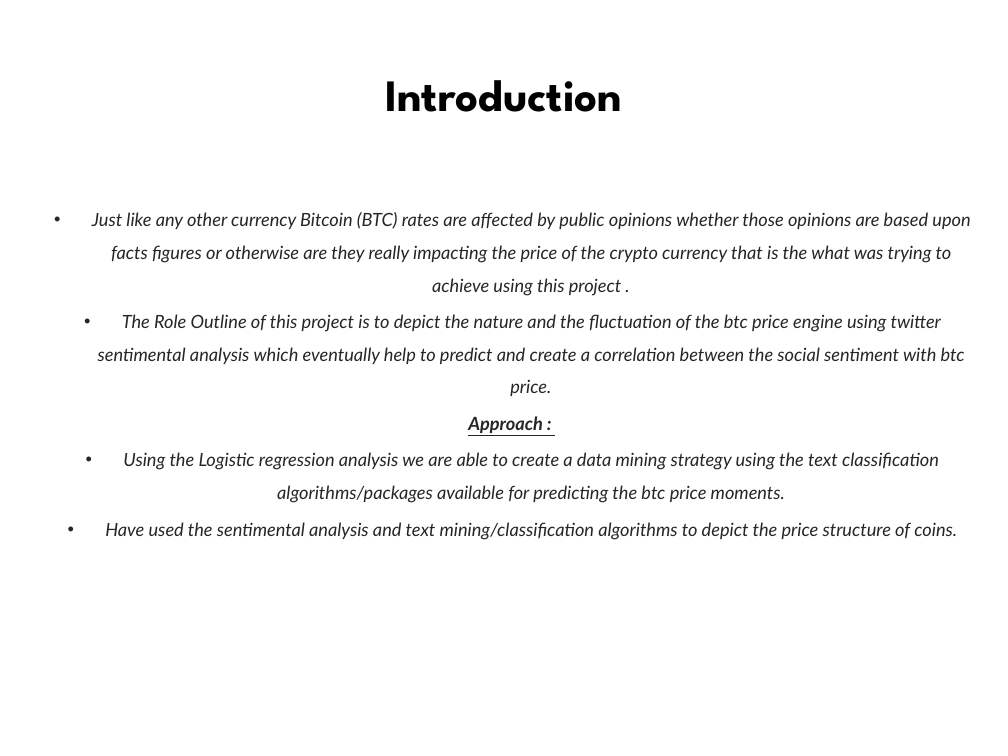
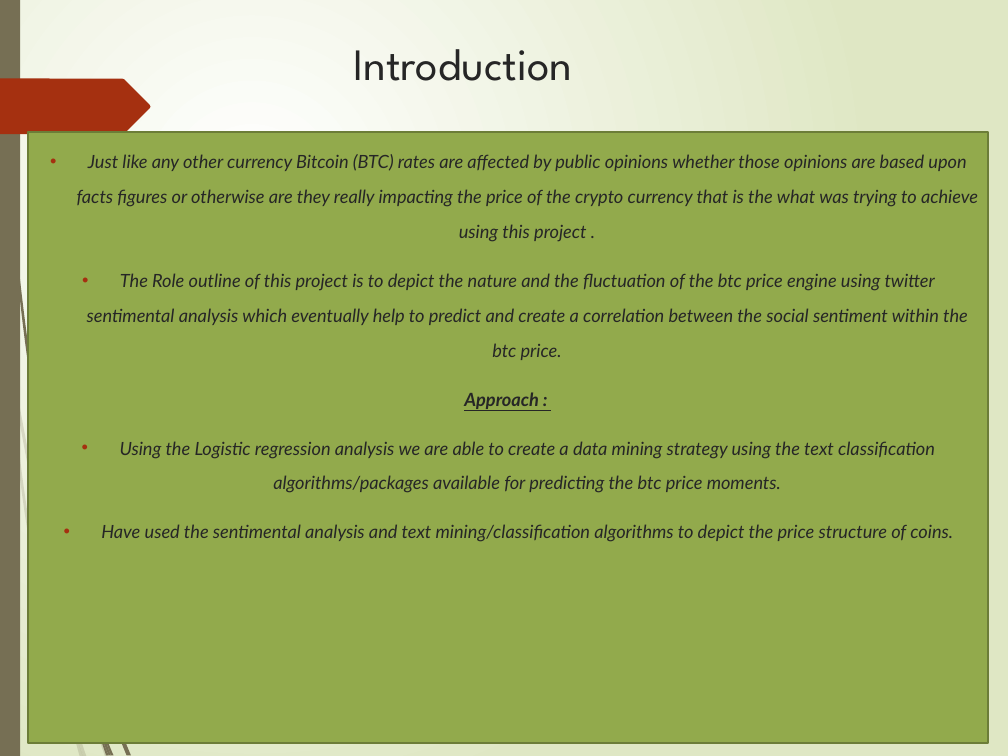
Before and after one commit to jupadhya1/Twitter-Sentimental-Analysis, a slide deck: slide 5 of BTC-Mining.pptx. Drawn at 1008x756 pixels with LibreOffice and Linux fonts; fonts in the diff are those of the drawing. Boxes give left, top, right and bottom in pixels: in the first picture for what was removed or moved away, otherwise in the second. Text is boxed around its words. In the diff, an @@ line names an element or a change of style, - is before the commit and + after.

```diff
--- a/BTC-Mining.pptx
+++ b/BTC-Mining.pptx
@@ background #FFFFFF to gradient #FFFFFF to #DFE8C4 @@
@@ rectangle added at box(0, 0, 20, 756), fill #766F54 @@
@@ title "Introduction" at box(353, 49, 572, 81): text colour #000000 to #262626, bold off; alignment centre to left; vertical alignment middle to top @@
@@ freeform shape added at box(0, 79, 150, 135), fill #A53010 @@
@@ text "Just like any other currency ...": place and size @@
-text "Just like any other currency ..." at box(92, 212, 970, 540)
+text "Just like any other currency ..." at box(28, 132, 989, 743)
@@ text "Just like any other currency ..." at box(28, 132, 989, 743): fill none to #92AA4C; outline none to #6C7E38 1.25 pt @@
@@ text at box(77, 154, 978, 542): line spacing 1.5 to 1.6; more space between paragraphs @@
@@ text at box(87, 273, 968, 360): text changed @@
-• The Role Outline of this project is to depict the nature and the fluctuation of the btc price engine using twitter sentimental analysis which eventually help to predict and create a correlation between the social sentiment with btc price.
+• The Role outline of this project is to depict the nature and the fluctuation of the btc price engine using twitter sentimental analysis which eventually help to predict and create a correlation between the social sentiment within the btc price.
@@ group added at box(0, 284, 108, 756): 7 freeform shapes @@
@@ group added at box(2, 0, 131, 756): 5 freeform shapes @@
```
Also in this commit, not shown: 33 other slides changed.
